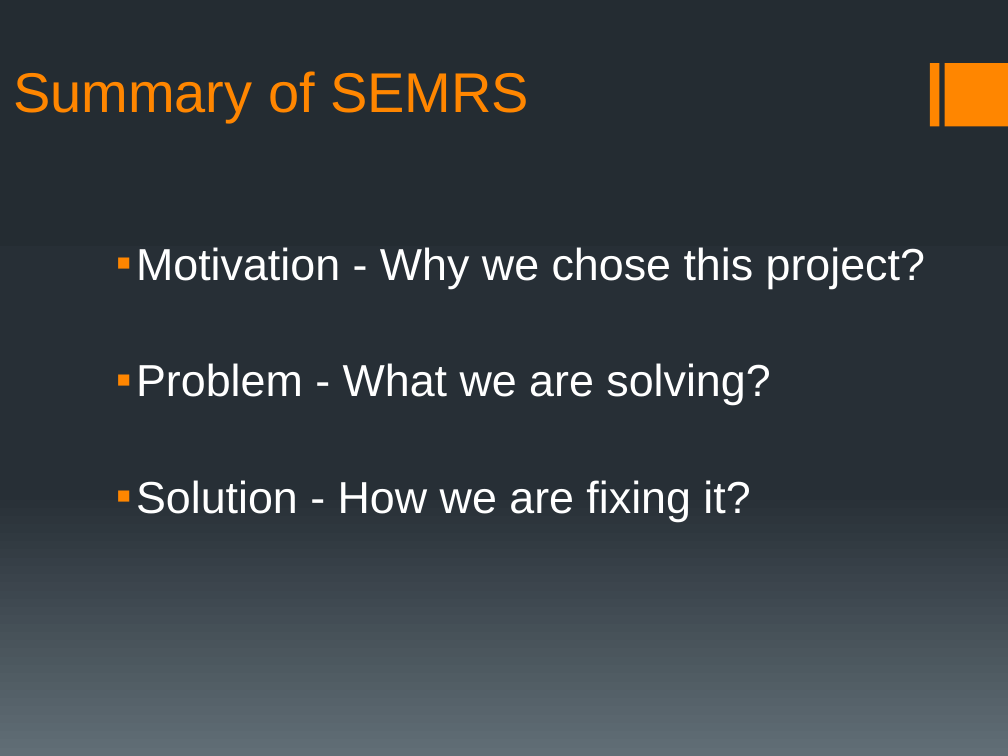
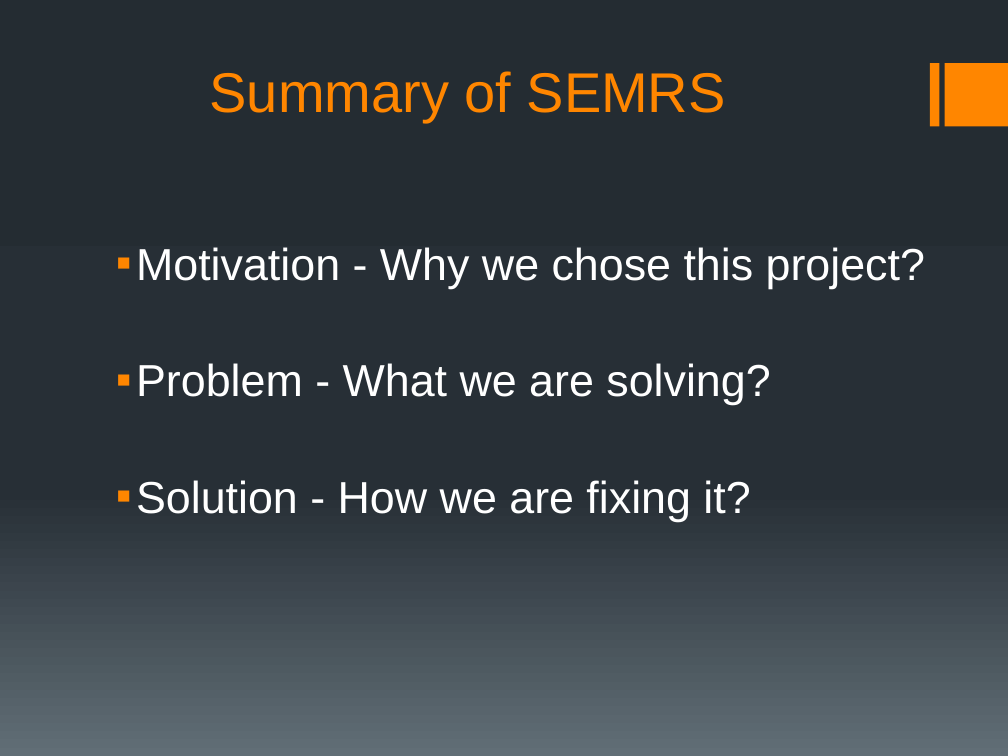
Before and after one commit to rmkane/semrs, a slide deck: slide 2 of MidTerm/Midterm_presentation_SEMRS.pptx. Drawn at 1008x756 pixels with LibreOffice and Linux fonts; fonts in the diff are those of the drawing. Boxes give left, top, right and bottom in pixels: in the first picture for what was removed or moved away, otherwise in the second. Text is boxed around its words. In the diff, an @@ line names an element or a change of style, - is before the commit and + after.

```diff
--- a/MidTerm/Midterm_presentation_SEMRS.pptx
+++ b/MidTerm/Midterm_presentation_SEMRS.pptx
@@ title "Summary of SEMRS" at [210,71,726,122]: alignment left to centre @@
```
Also in this commit, not shown: 7 other slides changed.
